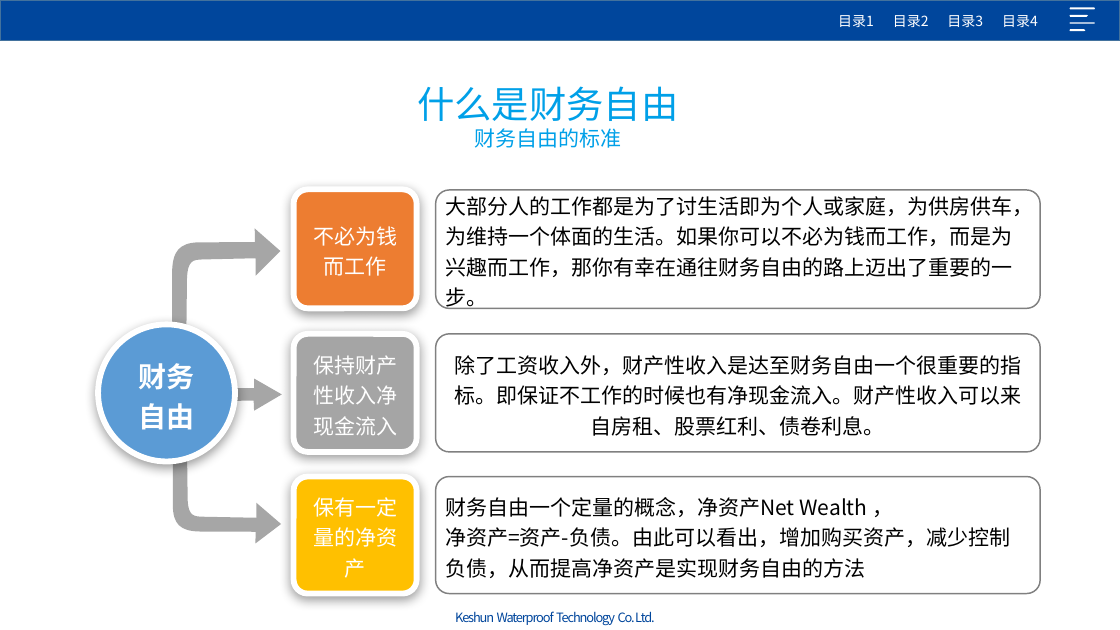
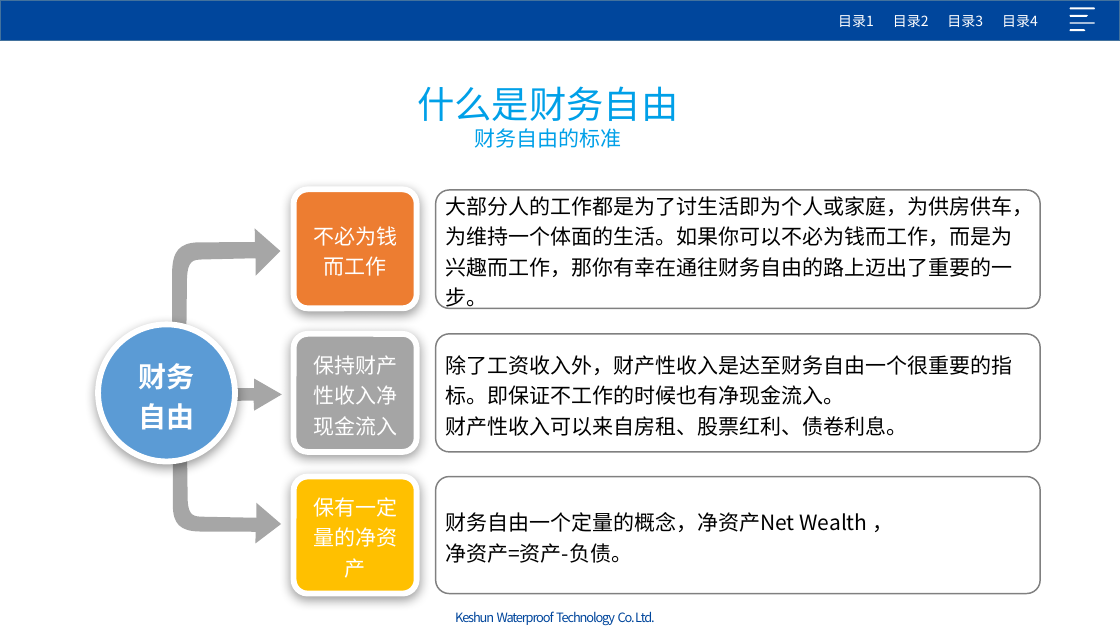
Before and after one commit to Jack-liangqihua/ABAP_CODER, a slide deck: slide 6 of 专题研究/晨会主题/201904财务自由.pptx. Drawn at 1120x630 pixels with LibreOffice and Linux fonts; fonts in the diff are those of the drawing; background and template pictures are left out. Boxes give left, top, right and bottom in pixels: in the first picture for what was removed or moved away, otherwise in the second. Text is boxed around its words. In the diff, an @@ line names an element or a change of style, - is before the commit and + after.

```diff
--- a/专题研究/晨会主题/201904财务自由.pptx
+++ b/专题研究/晨会主题/201904财务自由.pptx
@@ text in rounded rectangle at (445, 355, 1012, 436): text changed @@
-除了工资收入外，财产性收入是达至财务自由一个很重要的指标。即保证不工作的时候也有净现金流入。财产性收入可以来自房租、股票红利、债卷利息。
+除了工资收入外，财产性收入是达至财务自由一个很重要的指标。即保证不工作的时候也有净现金流入。
+财产性收入可以来自房租、股票红利、债卷利息。
@@ text in rounded rectangle at (445, 543, 632, 563): text changed @@
-净资产=资产-负债。由此可以看出，增加购买资产，减少控制负债，从而提高净资产是实现财务自由的方法
+净资产=资产-负债。
```
Also in this commit, not shown: 6 other slides changed, 1 slide added, 6 slides removed.
